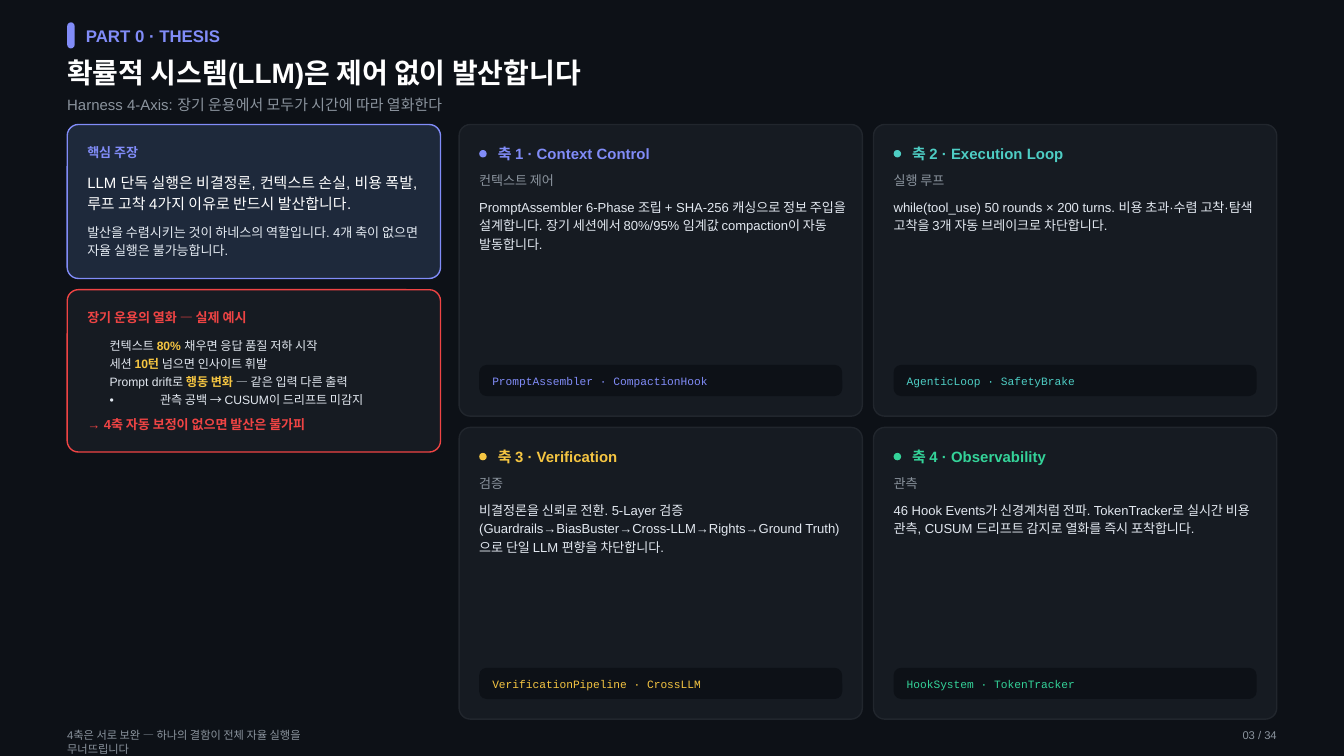
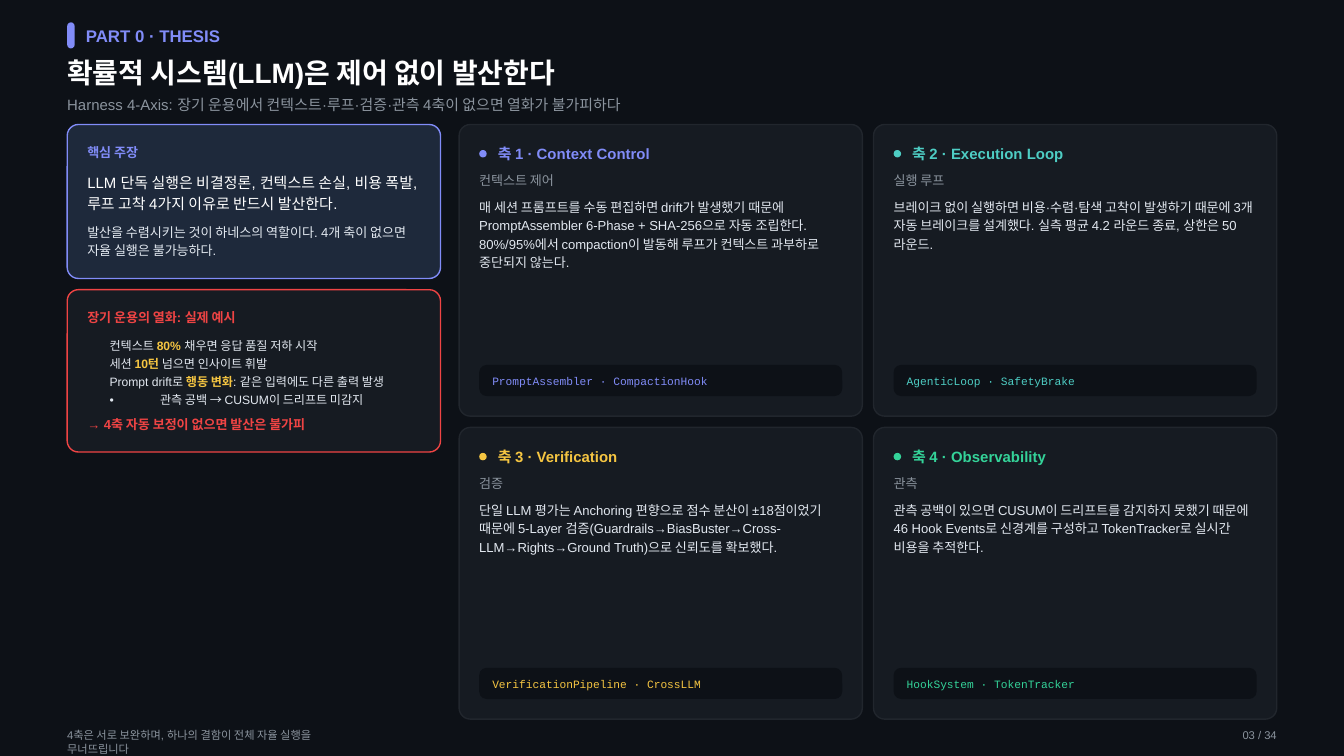
Before and after one commit to mangowhoiscloud/portfolio, a slide deck: slide 3 of geode/versions/v6/GEODE-Portfolio-v030.pptx. Drawn at 1344x756 pixels with LibreOffice and Linux fonts; fonts in the diff are those of the drawing. Boxes give left, top, right and bottom in pixels: in the first picture for what was removed or moved away, otherwise in the second. Text is boxed around its words. In the diff, an @@ line names an element or a change of style, - is before the commit and + after.

```diff
--- a/geode/versions/v6/GEODE-Portfolio-v030.pptx
+++ b/geode/versions/v6/GEODE-Portfolio-v030.pptx
@@ text at (67,59,555,89): text changed @@
-확률적 시스템(LLM)은 제어 없이 발산합니다
+확률적 시스템(LLM)은 제어 없이 발산한다
@@ text at (67,97,621,111): text changed @@
-Harness 4-Axis: 장기 운용에서 모두가 시간에 따라 열화한다
+Harness 4-Axis: 장기 운용에서 컨텍스트·루프·검증·관측 4축이 없으면 열화가 불가피하다
@@ text at (87,175,417,211): text changed @@
-LLM 단독 실행은 비결정론, 컨텍스트 손실, 비용 폭발, 루프 고착 4가지 이유로 반드시 발산합니다.
+LLM 단독 실행은 비결정론, 컨텍스트 손실, 비용 폭발, 루프 고착 4가지 이유로 반드시 발산한다.
@@ text at (479,201,819,268): text changed @@
-PromptAssembler 6-Phase 조립 + SHA-256 캐싱으로 정보 주입을 설계합니다. 장기 세션에서 80%/95% 임계값 compaction이 자동 발동합니다.
+매 세션 프롬프트를 수동 편집하면 drift가 발생했기 때문에 PromptAssembler 6-Phase + SHA-256으로 자동 조립한다. 80%/95%에서 compaction이 발동해 루프가 컨텍스트 과부하로 중단되지 않는다.
@@ text at (894,201,1253,232): text changed @@
-while(tool_use) 50 rounds × 200 turns. 비용 초과·수렴 고착·탐색 고착을 3개 자동 브레이크로 차단합니다.
+브레이크 없이 실행하면 비용·수렴·탐색 고착이 발생하기 때문에 3개 자동 브레이크를 설계했다. 실측 평균 4.2 라운드 종료, 상한은 50 라운드.
@@ text at (87,226,406,256): text changed @@
-발산을 수렴시키는 것이 하네스의 역할입니다. 4개 축이 없으면 자율 실행은 불가능합니다.
+발산을 수렴시키는 것이 하네스의 역할이다. 4개 축이 없으면 자율 실행은 불가능하다.
@@ text at (87,311,236,323): text changed @@
-장기 운용의 열화 — 실제 예시
+장기 운용의 열화: 실제 예시
@@ text at (110,376,384,389): text changed @@
-• Prompt drift로 행동 변화 — 같은 입력 다른 출력
+• Prompt drift로 행동 변화: 같은 입력에도 다른 출력 발생
@@ text at (479,504,821,555): text changed @@
-비결정론을 신뢰로 전환. 5-Layer 검증(Guardrails→BiasBuster→Cross-LLM→Rights→Ground Truth)으로 단일 LLM 편향을 차단합니다.
+단일 LLM 평가는 Anchoring 편향으로 점수 분산이 ±18점이었기 때문에 5-Layer 검증(Guardrails→BiasBuster→Cross-LLM→Rights→Ground Truth)으로 신뢰도를 확보했다.
@@ text at (894,504,1249,553): text changed @@
-46 Hook Events가 신경계처럼 전파. TokenTracker로 실시간 비용 관측, CUSUM 드리프트 감지로 열화를 즉시 포착합니다.
+관측 공백이 있으면 CUSUM이 드리프트를 감지하지 못했기 때문에 46 Hook Events로 신경계를 구성하고 TokenTracker로 실시간 비용을 추적한다.
@@ text at (67,730,311,754): text changed @@
-4축은 서로 보완 — 하나의 결함이 전체 자율 실행을 무너뜨립니다
+4축은 서로 보완하며, 하나의 결함이 전체 자율 실행을 무너뜨립니다
```
Also in this commit, not shown: 33 other slides changed, 35 other files.
